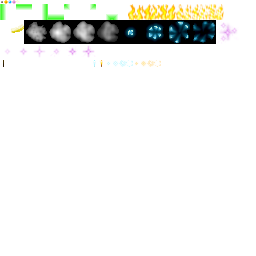
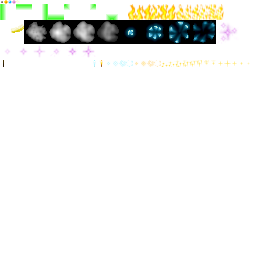
The second 256 × 256 image is a revision of the first. Changes to its layers:
painted on "Background" over [161, 60, 250, 67]
